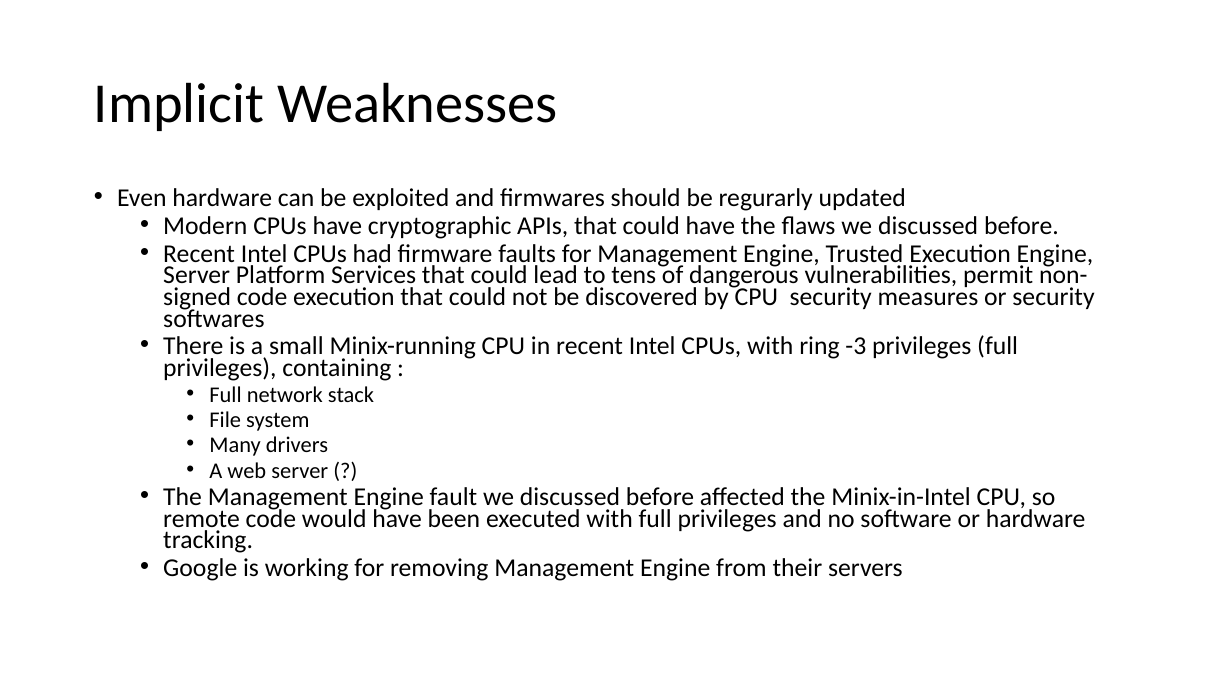
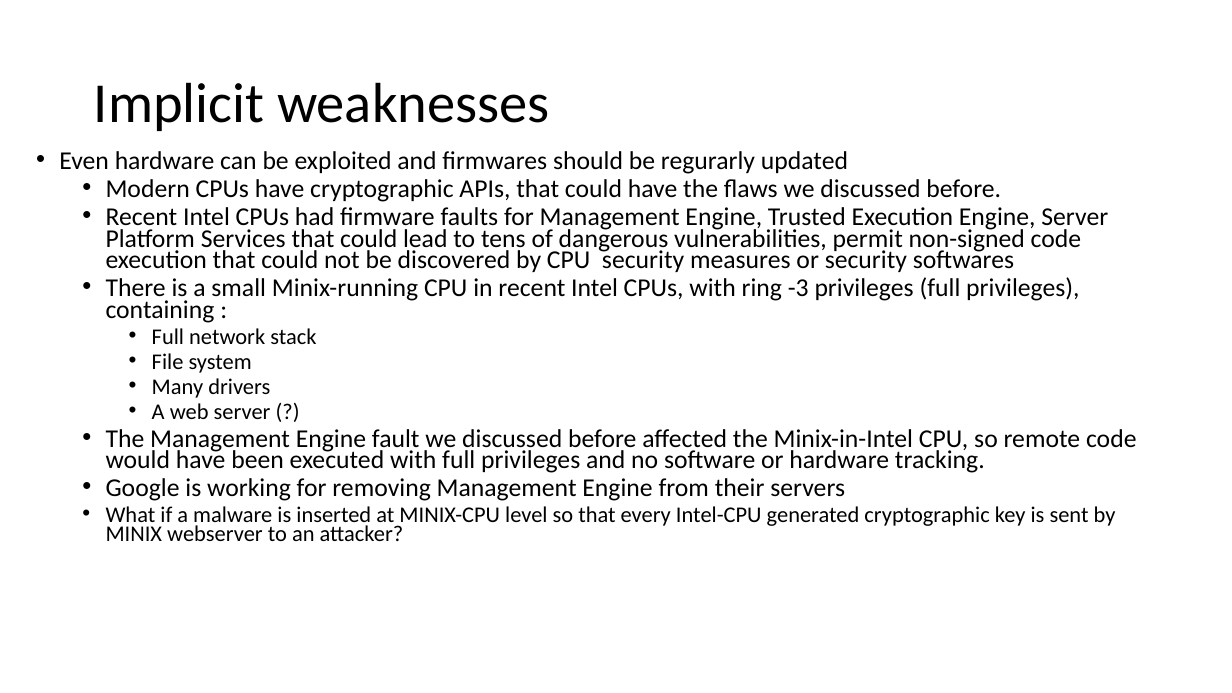
Before and after one commit to fparricelli/Encrypted-data-exchange-between-two-Arduino-boards-using-Symmetric-Encryption, a slide deck: slide 22 of Documentazione e cose così/Slide_concettuali_Luca.pptx (slide 20 before the commit). Drawn at 1232x693 pixels with LibreOffice and Linux fonts; fonts in the diff are those of the drawing. Boxes give left, top, right and bottom in pixels: in the first picture for what was removed or moved away, otherwise in the second. Text is boxed around its words. In the diff, an @@ line names an element or a change of style, - is before the commit and + after.

```diff
--- a/Documentazione e cose così/Slide_concettuali_Luca.pptx
+++ b/Documentazione e cose così/Slide_concettuali_Luca.pptx
@@ title at <box>94,82,550,131</box>: text changed @@
-Implicit Weaknesses
+Implicit weaknesses
@@ text "Even hardware can be exploited ...": place and size @@
-text "Even hardware can be exploited ..." at <box>117,188,1094,581</box>
+text "Even hardware can be exploited ..." at <box>59,151,1136,541</box>
@@ text at <box>106,506,1116,541</box>: paragraph added @@
+  • What if a malware is inserted at MINIX-CPU level so that every Intel-CPU generated cryptographic key is sent by MINIX webserver to an attacker?
```
Also in this commit, not shown: 1 other slide changed, 3 slides added, 1 slide removed, 5 other files.
